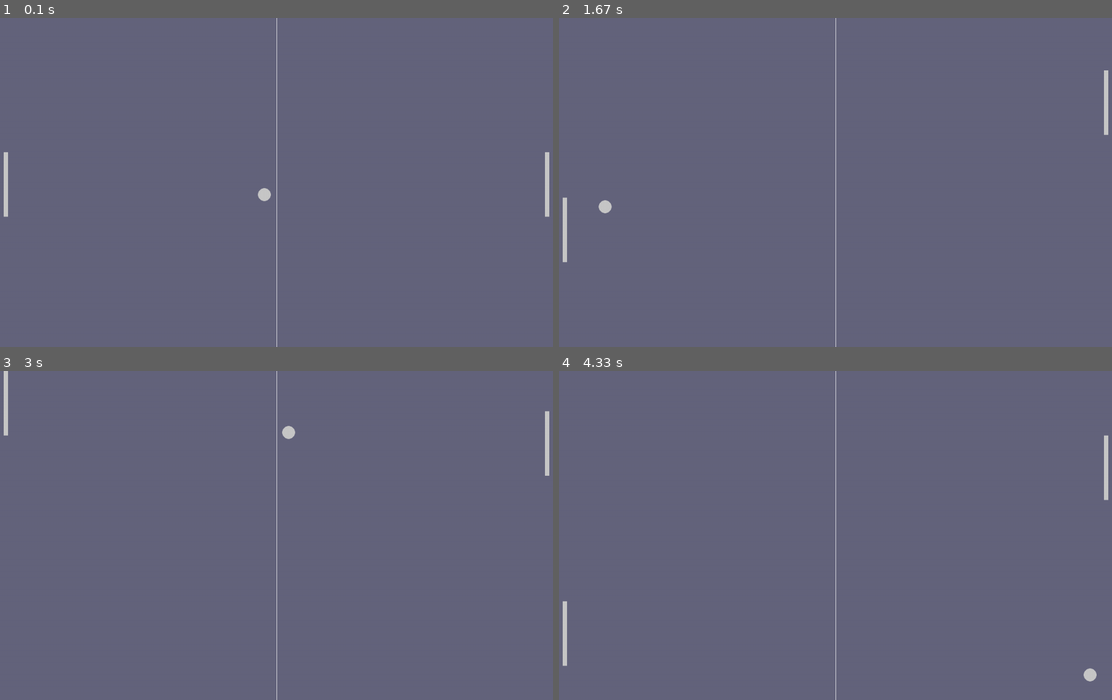
Above: before the commit, frames 1-4 (two rows, left to right).
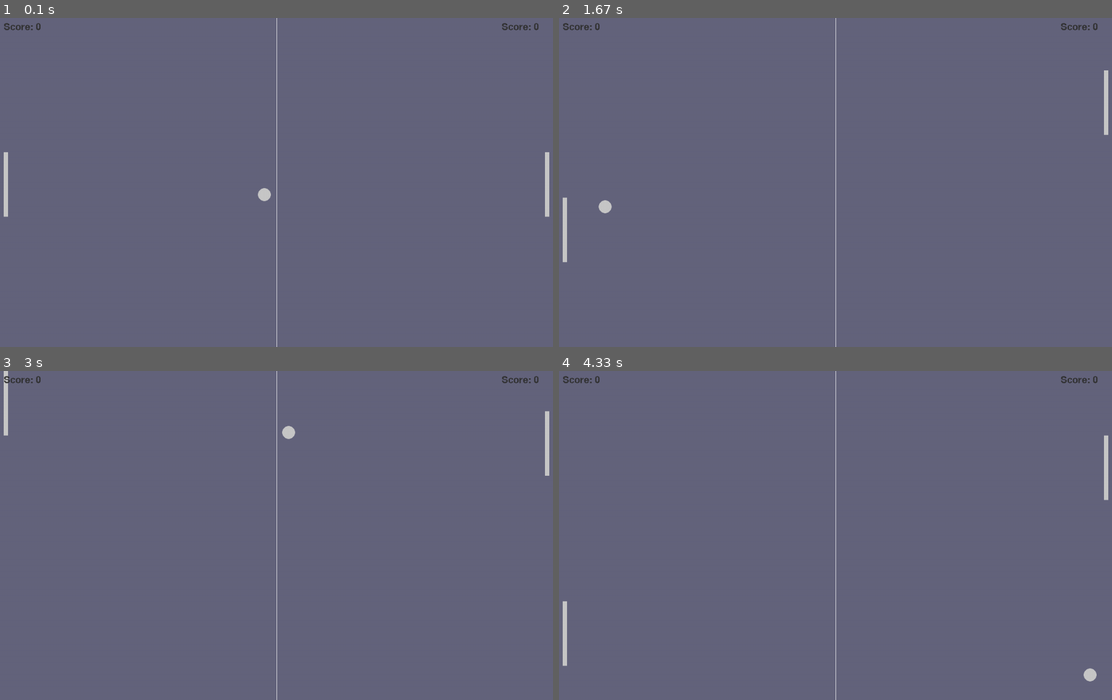
Above: after the commit, the same moments.

Repository: SchumpyA/LearningPyGame
Game: pygame game, started from src/pongGame.py
The game is run twice, just before and just after one commit, with the same random seed, the same clock (stepped at 60 frames per second) and the same inputs.
Inputs:
- Up to frame 1 (0.1 s): no input
- Up to frame 2 (1.67 s): hold W 0.33-0.8 s; hold S 0.83-1.13 s; hold W 1.17-1.53 s; hold S from 1.57 s (still down)
- Up to frame 3 (3 s): release S at 1.93 s; hold W 1.97-2.27 s; hold S 2.3-2.6 s; hold W from 2.63 s (still down)
- Up to frame 4 (4.33 s): release W at 3 s; hold S 3.03-3.4 s; hold W 3.43-3.73 s; hold S 3.77-4.07 s; hold W from 4.1 s (still down)

The runs differ from the first frame. In frame 1, 0.1% of the frame differs, in the area x 0-98%, y 1-4%; in frame 2, 0.1%; in frame 3, 0.1%; in frame 4, 0.1%.

Commit message:
added scores to pong game

Diff:
--- a/src/pongFunctions.py
+++ b/src/pongFunctions.py
@@ -7,7 +7,21 @@
 playerSpeed = 7
 opponentSpeed = 7
 
+# Text Variables
+playerScore = 0  # TO FUTURE SELF, MAKE MAX SCORE 100
+opponentScore = 0
+
 # Movement Functions
+def ballScored(ball, screenWidth, screenHeight):
+    global ballXSpeed, ballYSpeed, playerScore, opponentScore
+
+    if ball.left <= 0: playerScore += 1
+    if ball.right >= screenWidth: opponentScore += 1
+
+    ball.center = (screenWidth/2, screenHeight/2)
+    ballYSpeed *= random.choice((1, -1))
+    ballXSpeed *= random.choice((1, -1))
+
 def ballMovement(ball, player, opponent, screenWidth, screenHeight):
     global ballXSpeed, ballYSpeed
     ball.x += ballXSpeed
@@ -39,10 +53,10 @@
     if opponent.top <= 0: opponent.top = 0
     if opponent.bottom >= screenHeight: opponent.bottom = screenHeight
 
-# Other Functions
+# Text Functions
+def updateScoreBoard(screen, gameFont, textColor):
+    playerText = gameFont.render(f"Score: {playerScore}", False, textColor)
+    screen.blit(playerText, (1160, 10))
 
-def ballScored(ball, screenWidth, screenHeight):
-    global ballXSpeed, ballYSpeed
-    ball.center = (screenWidth/2, screenHeight/2)
-    ballYSpeed *= random.choice((1, -1))
-    ballXSpeed *= random.choice((1, -1))
+    opponentText = gameFont.render(f"Score: {opponentScore}", False, textColor)
+    screen.blit(opponentText, (10, 10))
--- a/src/pongGame.py
+++ b/src/pongGame.py
@@ -19,6 +19,9 @@
 backgroundColor = (100, 100, 125)
 ballColor = (200,200,200)
 lineColor = (255, 255, 255)
+textColor = (50, 50, 50)
+
+gameFont = pygame.font.Font(None, 32)
 
 running = True
 while running:
@@ -30,11 +33,12 @@
     pygame.draw.rect(screen, ballColor, opponent)
     pygame.draw.aaline(screen, lineColor, (WIDTH/2, 0), (WIDTH/2, HEIGHT))
 
-    # Movement in game
+    # Gameplay
     keys = pygame.key.get_pressed()  # gets input from keybaord
     ballMovement(ball, player, opponent, WIDTH, HEIGHT)
     playerMovement(player, keys, HEIGHT)
     opponentAI(opponent, ball, HEIGHT)
+    updateScoreBoard(screen, gameFont, textColor)
 
     for event in pygame.event.get():
         if event.type == pygame.QUIT:  # checks if game window has been closed, if it has been stop running
